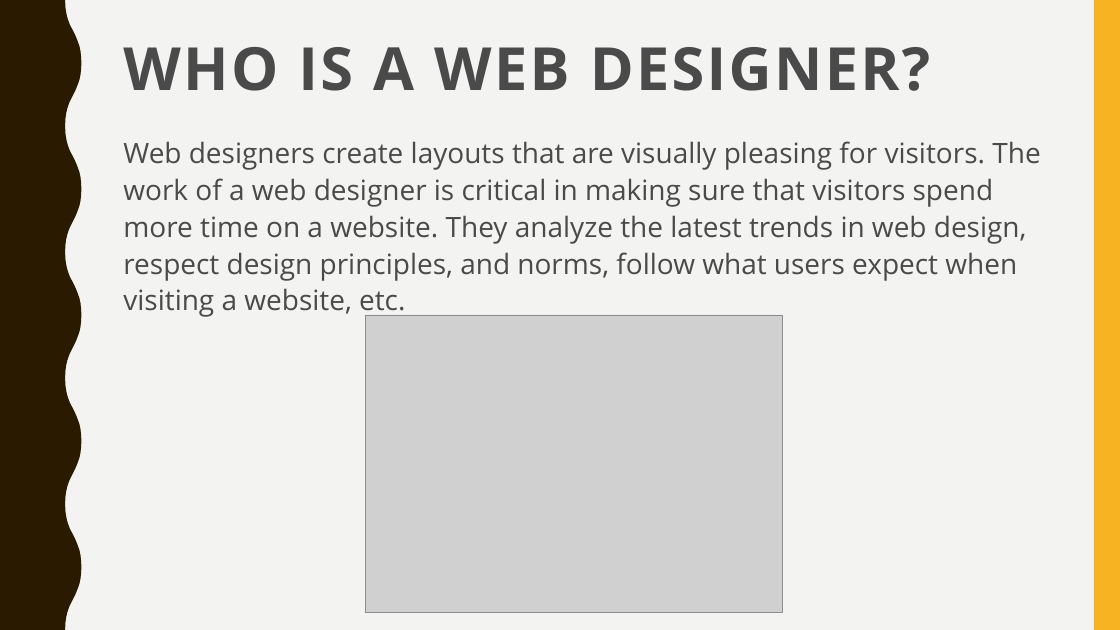
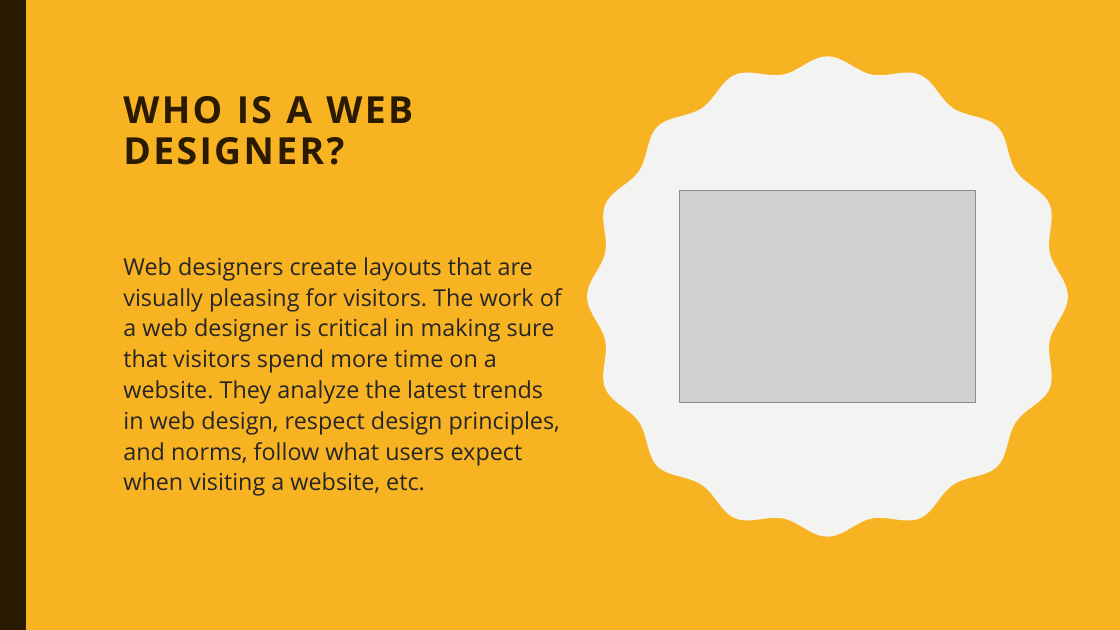
Before and after one commit to glugpace/Intro-to-tech, a slide deck: slide 8 of Web/Web.pptx. Drawn at 1120x630 pixels with LibreOffice and Linux fonts; fonts in the diff are those of the drawing; grey boxes stand for pictures. Boxes give left, top, right and bottom in pixels: in the first picture for what was removed or moved away, otherwise in the second. Text is boxed around its words. In the diff, an @@ line names an element or a change of style, - is before the commit and + after.

```diff
--- a/Web/Web.pptx
+++ b/Web/Web.pptx
@@ rectangle added at [0,0,1120,630], fill #F8B323 @@
@@ rectangle added at [0,0,26,630], fill #2A1A00 @@
@@ freeform shape added at [587,56,1069,537], fill #F3F3F2 @@
@@ title "WHO IS A WEB DESIGNER?": place and size @@
-title "WHO IS A WEB DESIGNER?" at [123,47,931,91]
+title "WHO IS A WEB DESIGNER?" at [123,96,413,165]
@@ title "WHO IS A WEB DESIGNER?" at [123,96,413,165]: size 51 to 32 pt, text colour #4A4A4A to #2A1A00 @@
@@ picture: place and size @@
-picture at [365,315,782,613]
+picture at [680,191,975,402]
@@ text "Web designers create layouts that ...": place and size @@
-text "Web designers create layouts that ..." at [123,141,1040,318]
+text "Web designers create layouts that ..." at [123,257,562,496]
@@ text "Web designers create layouts that ..." at [123,257,562,496]: size 24 to 20 pt, text colour #4A4A4A to #262626 @@
```
Also in this commit, not shown: 10 other slides changed.
